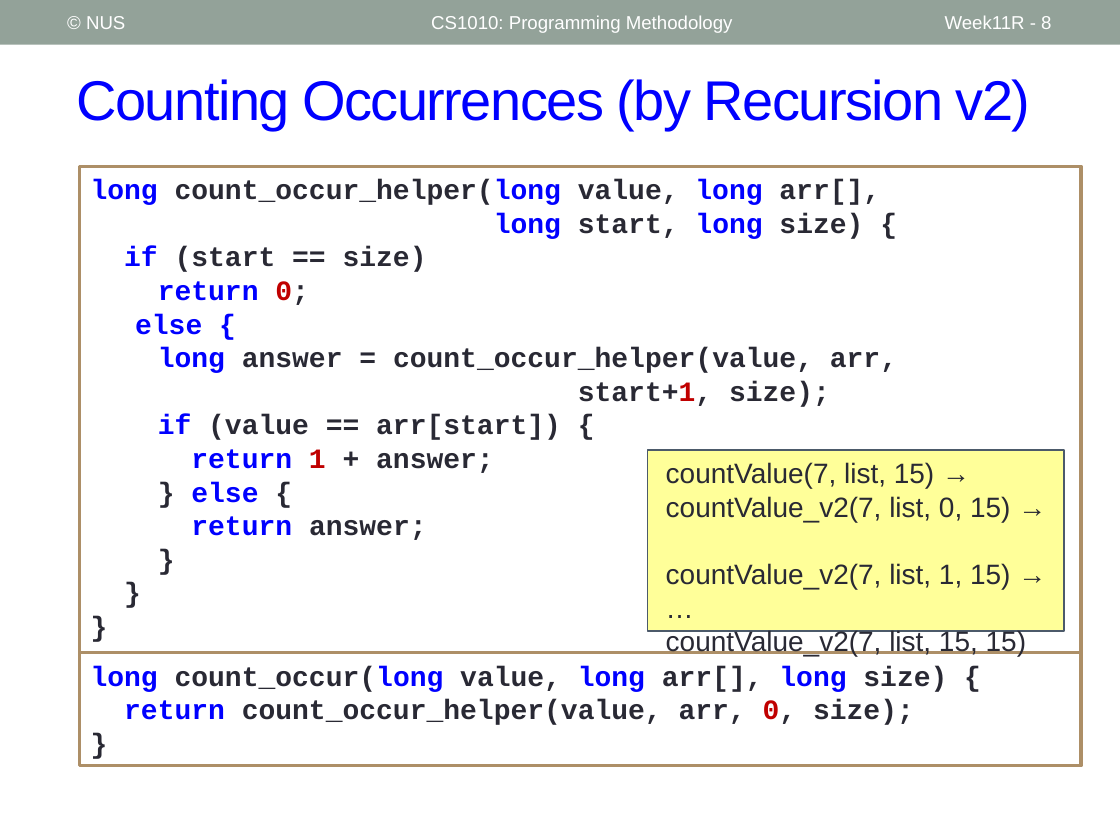
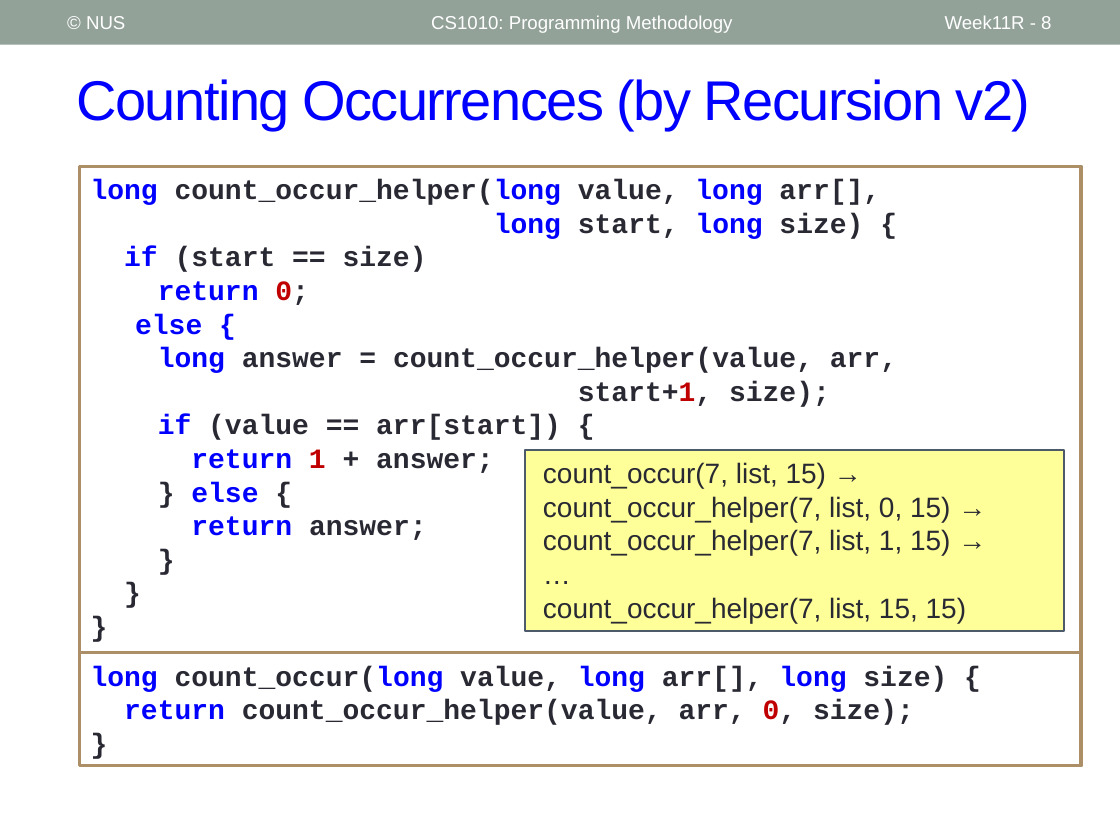
Before and after one commit to nus-cs1010-2526-s2/website, a slide deck: slide 8 of slides/Week11_Recap.pptx. Drawn at 1120x840 pixels with LibreOffice and Linux fonts; fonts in the diff are those of the drawing. Boxes give left, top, right and bottom in pixels: in the first picture for what was removed or moved away, otherwise in the second. Text is boxed around its words. In the diff, an @@ line names an element or a change of style, - is before the commit and + after.

```diff
--- a/slides/Week11_Recap.pptx
+++ b/slides/Week11_Recap.pptx
@@ rectangle "count_occur(7, list, 15) → count_occur_helper(7, ...": place and size @@
-rectangle "count_occur(7, list, 15) → count_occur_helper(7, ..." at bbox=[647, 450, 1064, 632]
+rectangle "count_occur(7, list, 15) → count_occur_helper(7, ..." at bbox=[525, 450, 1064, 632]
@@ text in rectangle at bbox=[543, 462, 966, 623]: text changed @@
-    countValue(7, list, 15) →
-    countValue_v2(7, list, 0, 15) →
-    countValue_v2(7, list, 1, 15) →
-    …
-    countValue_v2(7, list, 15, 15)
+    count_occur(7, list, 15) →
+    count_occur_helper(7, list, 0, 15) →
+    count_occur_helper(7, list, 1, 15) →
+    …
+    count_occur_helper(7, list, 15, 15)
```
Also in this commit, not shown: 2 other slides changed, 13 other files.
